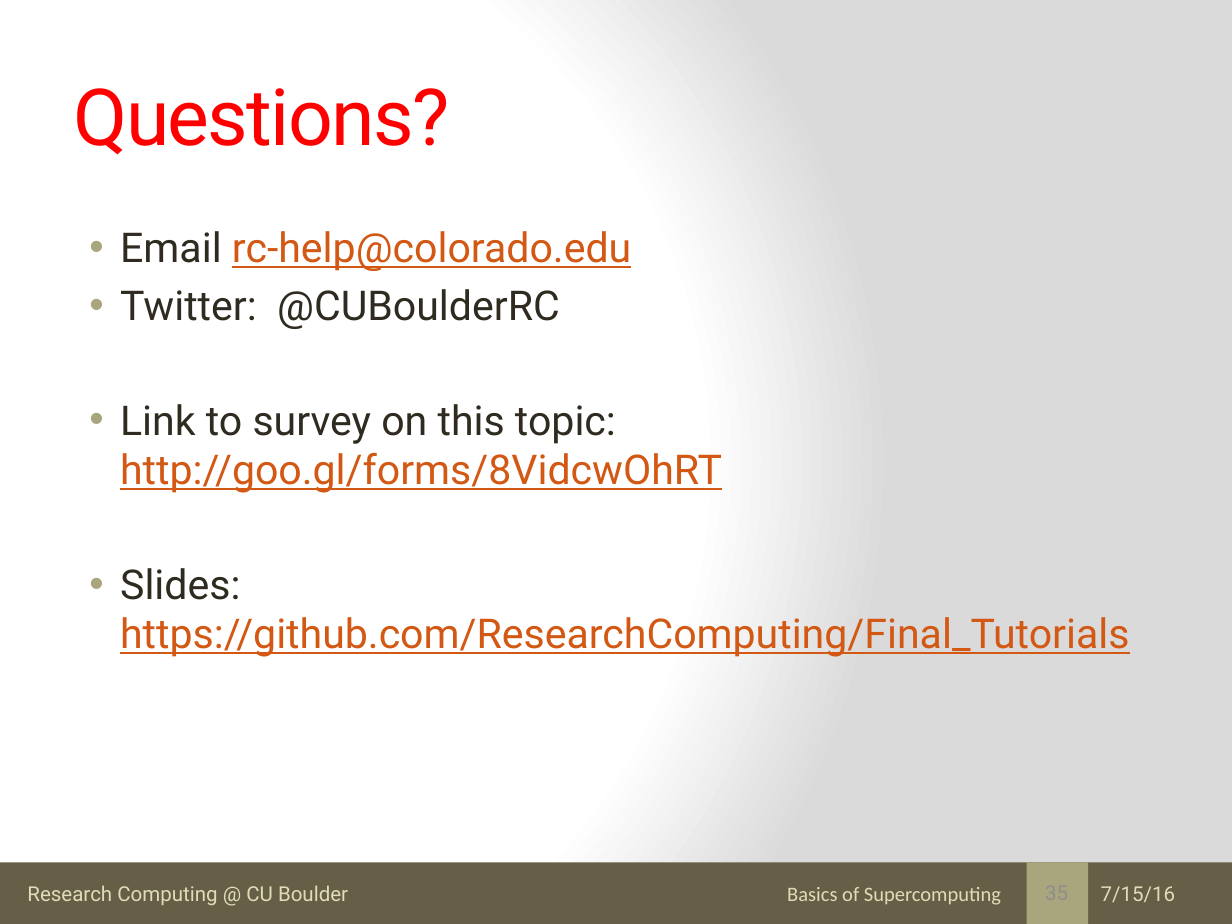
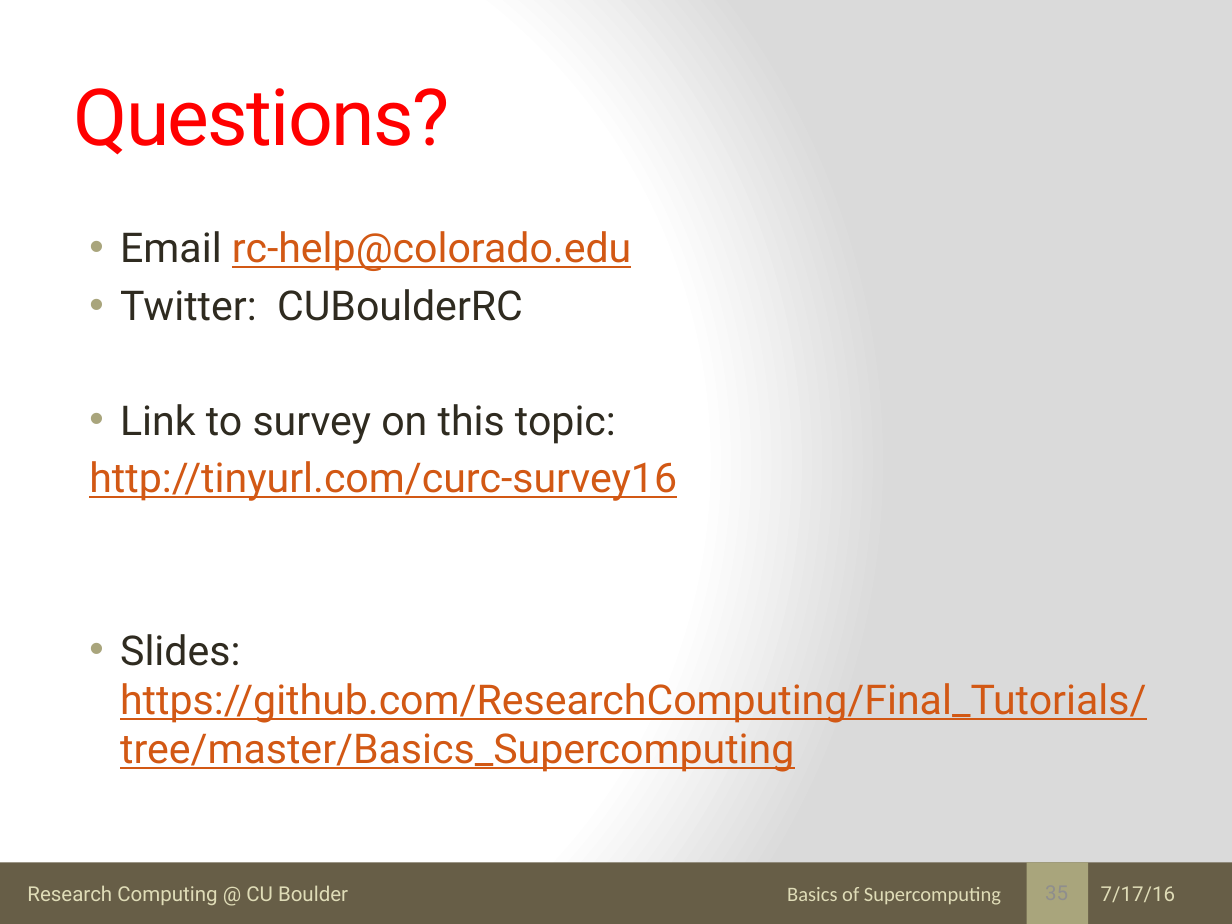
Before and after one commit to kkwinner/Final_Tutorials, a slide deck: slide 35 of Basics_Supercomputing/what_is_supercomputer.pptx. Drawn at 1232x924 pixels with LibreOffice and Linux fonts; fonts in the diff are those of the drawing. Boxes give left, top, right and bottom in pixels: in the first picture for what was removed or moved away, otherwise in the second. Text is boxed around its words. In the diff, an @@ line names an element or a change of style, - is before the commit and + after.

```diff
--- a/Basics_Supercomputing/what_is_supercomputer.pptx
+++ b/Basics_Supercomputing/what_is_supercomputer.pptx
@@ text at (89,289,1146,772): text changed @@
-• Twitter: @CUBoulderRC
-• Link to survey on this topic: http://goo.gl/forms/8VidcwOhRT
-• Slides: https://github.com/ResearchComputing/Final_Tutorials
+• Twitter: CUBoulderRC
+• Link to survey on this topic:
+http://tinyurl.com/curc-survey16
+• Slides: https://github.com/ResearchComputing/Final_Tutorials/tree/master/Basics_Supercomputing
@@ text at (1101,886,1176,902): text changed @@
-7/15/16
+7/17/16
```
Also in this commit, not shown: 34 other slides changed, 18 other files.
